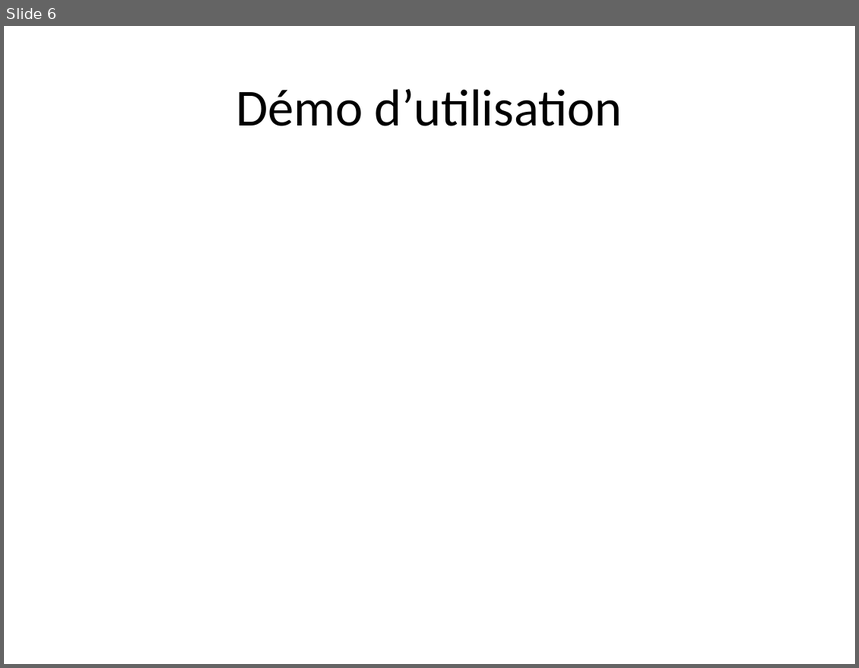
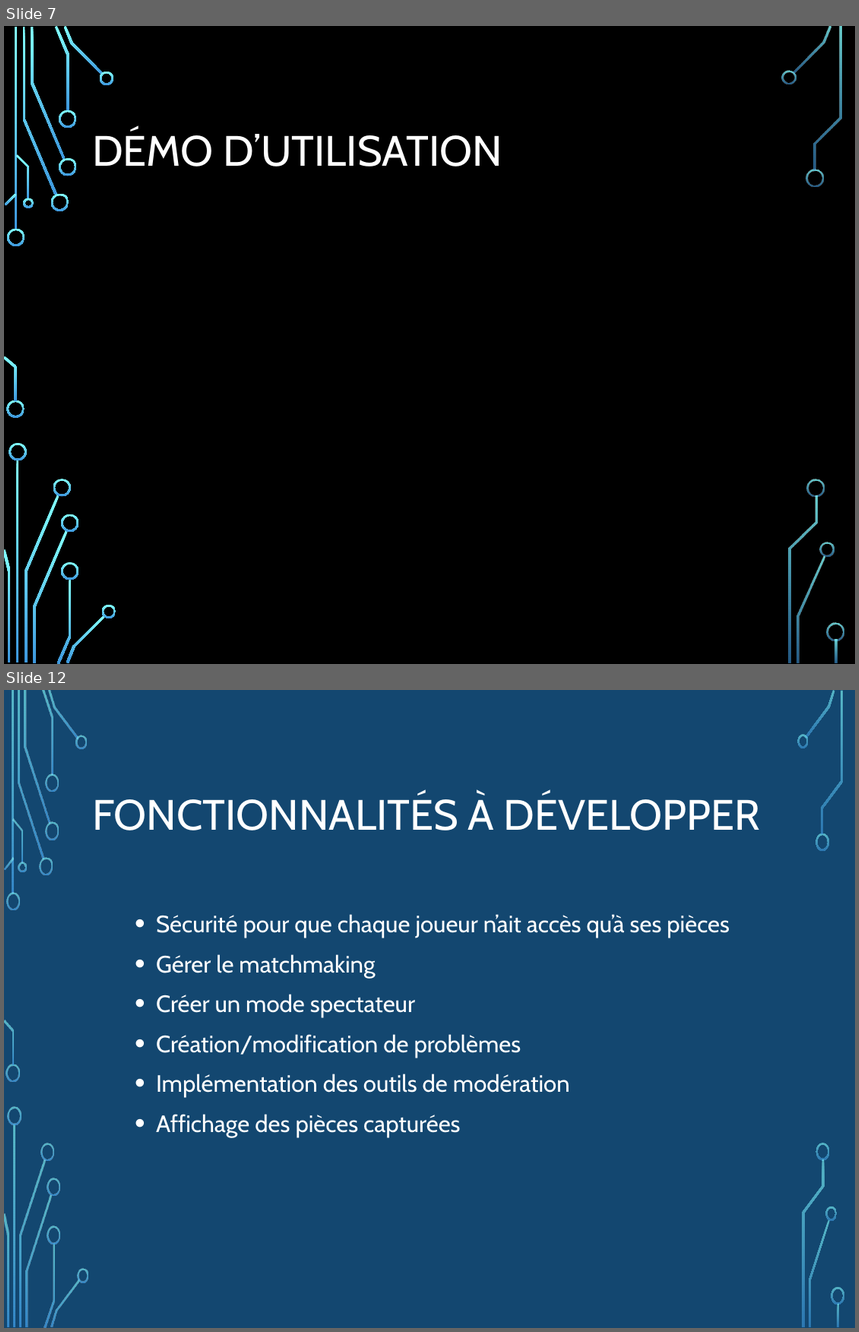
Before and after one commit to NicoPerret/projet-echec, a slide deck: Diapo présentation projet.pptx. Shown one above the other, each under a label of ours: slide 6 before the commit, slides 7 and 12 after it; the slides between them are not shown. The pictures are 859x668 and 859x1332 pixels, drawn with LibreOffice and Linux fonts; fonts in the diff are those of the drawing; background and template pictures are left out. Boxes give left, top, right and bottom in pixels: in the first picture for what was removed or moved away, otherwise in the second. Text is boxed around its words. In the diff, an @@ line names an element or a change of style, - is before the commit and + after.

```diff
--- a/Diapo présentation projet.pptx
+++ b/Diapo présentation projet.pptx
@@ slide 12 added at (x1=4, y1=690, x2=855, y2=1328), background picture (left out); not listed: 17 template elements that a slide beside it also shows @@
@@ rectangle added at (x1=4, y1=690, x2=855, y2=1328), fill #134770 @@
@@ title added at (x1=92, y1=793, x2=760, y2=831), 36 pt, text #FFFFFF @@
+FONCTIONNALITÉS À DÉVELOPPER
@@ text added at (x1=156, y1=914, x2=730, y2=1138), 20 pt, text #FFFFFF @@
+  • Sécurité pour que chaque joueur n’ait accès qu’à ses pièces
+  • Gérer le matchmaking
+  • Créer un mode spectateur
+  • Création/modification de problèmes
+  • Implémentation des outils de modération
+  • Affichage des pièces capturées
@@ group added at (x1=4, y1=690, x2=88, y2=1328): 24 freeform shapes, 2 rectangles @@
@@ group added at (x1=797, y1=690, x2=845, y2=1328): 9 freeform shapes, 1 rectangle @@
@@ what was slide 6 is now slide 7 @@
@@ slide 7 changed as well @@
@@ background #FFFFFF to picture (left out) @@
@@ title at (x1=92, y1=129, x2=503, y2=167): text changed; size 44 to 36 pt; font Calibri to Cabin; text colour #000000 to #FFFFFF @@
-Démo d’utilisation
+DÉMO D’UTILISATION
@@ group added at (x1=4, y1=26, x2=844, y2=664): 33 freeform shapes, 3 rectangles @@
```
Also in this commit, not shown: 4 other slides changed, 9 other slides added, 2 slides removed.
